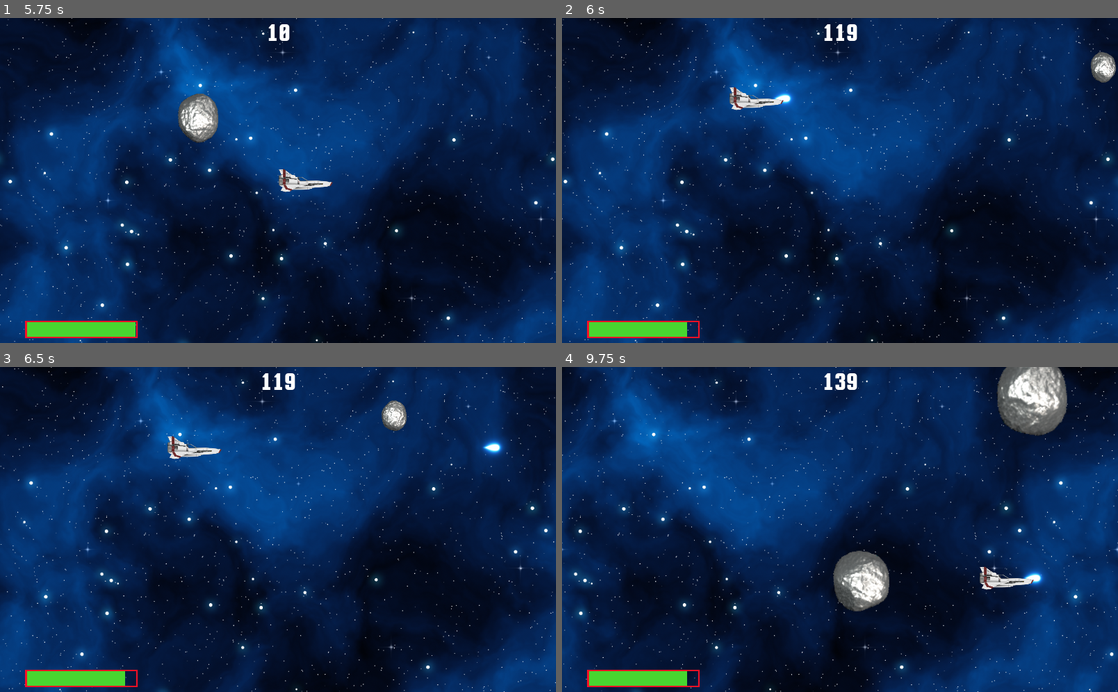
Above: before the commit, frames 1-4 (two rows, left to right).
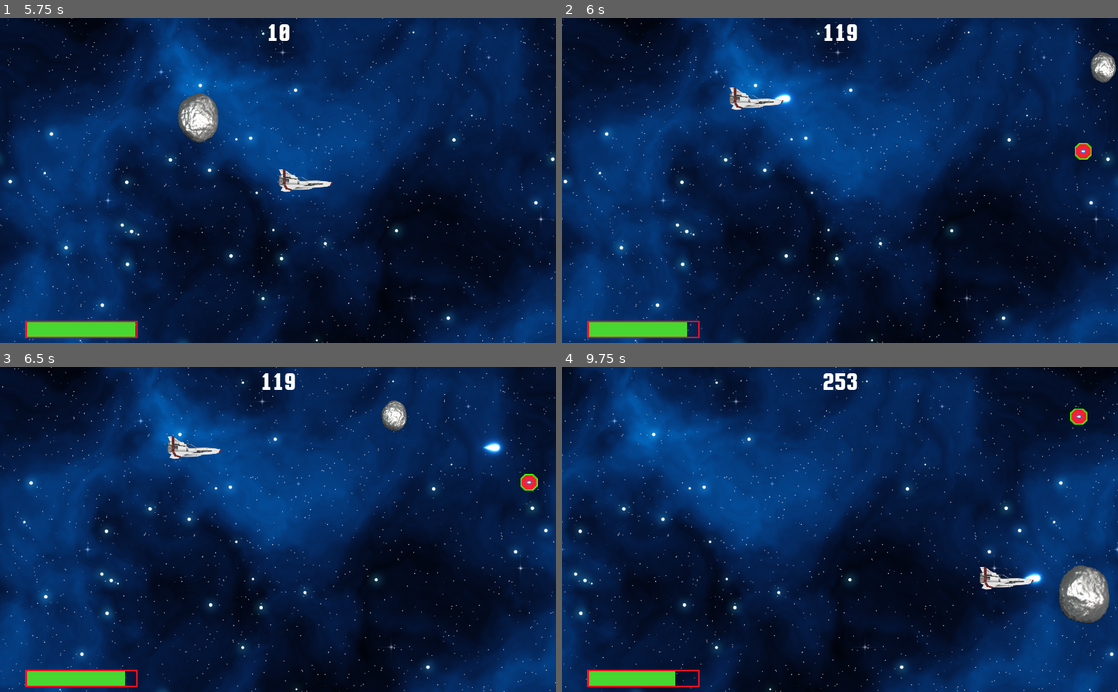
Above: after the commit, the same moments.

Repository: andreaszdw/test-godot
Game: Godot game, scene res://Main.tscn
Same seed, same stepped clock (60 frames per second), same inputs: the game is played once before the commit and once after it.
Inputs (mouse positions are in pixels of both pictures, inside the frame that each line leads up to):
- Up to frame 1 (5.75 s): move the mouse to (400, 164) at 0.52 s; click (400, 164) at 0.67 s; move the mouse to (166, 196) at 1.27 s; click (166, 196) at 1.42 s; move the mouse to (333, 109) at 2.02 s; click (333, 109) at 2.17 s; move the mouse to (250, 245) at 2.77 s; click (250, 245) at 2.92 s; move the mouse to (444, 229) at 3.52 s; click (444, 229) at 3.67 s; move the mouse to (111, 131) at 4.27 s; click (111, 131) at 4.42 s; move the mouse to (305, 180) at 5.02 s; click (305, 180) at 5.17 s
- Up to frame 2 (6 s): move the mouse to (756, 99) at 5.77 s; click (756, 99) at 5.92 s
- Up to frame 3 (6.5 s): no input
- Up to frame 4 (9.75 s): move the mouse to (962, 513) at 6.52 s; click (962, 513) at 6.67 s; move the mouse to (728, 545) at 7.27 s; click (728, 545) at 7.42 s; move the mouse to (895, 458) at 8.02 s; click (895, 458) at 8.17 s; move the mouse to (812, 594) at 8.77 s; click (812, 594) at 8.92 s; move the mouse to (1006, 578) at 9.52 s; click (1006, 578) at 9.67 s

Frame 1 is identical in both runs. In frame 2, 0.1% of the frame differs, in the area x 92-96%, y 38-44%; in frame 3, 0.1%; in frame 4, 5.4%, in the area x 20-99%, y 0-99%.

Commit message:
add power up

Diff:
--- a/sidefighter/Main.gd
+++ b/sidefighter/Main.gd
@@ -1,6 +1,7 @@
 extends Node
 
 export(PackedScene) var asteroid_scene
+export(PackedScene) var power_up_scene
 
 var rng = RandomNumberGenerator.new()
 var canShoot = true
@@ -20,19 +21,14 @@
 
 func _on_StartTimer_timeout():
 	$AsteroidTimer.start()
+	$PowerUpTimer.start()
 
 func _on_AsteroidTimer_timeout():
 	var ast = asteroid_scene.instance()
-
 	var spawn_loc = get_node("SpawnPath/SpawnPathLocation")
 	spawn_loc.offset = rng.randi()
 	ast.position = spawn_loc.position
 	ast.init(rng.randf_range(0.2, 2))
-#
-#	var velocity = Vector2(360, 0)
-#	ast.set_linear_velocity(velocity.rotated(3.14159))
-	#ast.direction = velocity.rotated(3.14159)
-
 	add_child(ast)
 
 func _on_Player_shoot(bullet, position, shoot):
@@ -53,3 +49,11 @@
 
 func _on_ShootTimer_timeout():
 	canShoot = true
+
+func _on_PowerUpTimer_timeout():
+	var spawn_loc = get_node("SpawnPowerUp/SpawnPowerUpLocation")
+	spawn_loc.offset = rng.randi()
+	var pu1 = power_up_scene.instance()
+	pu1.set_player($Player)
+	pu1.position = spawn_loc.position
+	add_child(pu1)
--- a/sidefighter/Main.tscn
+++ b/sidefighter/Main.tscn
@@ -1,19 +1,26 @@
-[gd_scene load_steps=7 format=2]
+[gd_scene load_steps=9 format=2]
 
 [ext_resource path="res://Player.tscn" type="PackedScene" id=1]
 [ext_resource path="res://Main.gd" type="Script" id=2]
 [ext_resource path="res://Asteroid.tscn" type="PackedScene" id=3]
 [ext_resource path="res://StarsBackground.tscn" type="PackedScene" id=4]
 [ext_resource path="res://hud.tscn" type="PackedScene" id=5]
+[ext_resource path="res://power_up1.tscn" type="PackedScene" id=6]
 
 [sub_resource type="Curve2D" id=3]
 _data = {
 "points": PoolVector2Array( 0, 0, 0, 0, 1024, 56, 0, 0, 0, 0, 1272, 56, 0, 0, 0, 0, 1272, 296, 0, 0, 0, 0, 1272, 520, 0, 0, 0, 0, 1096, 520, 0, 0, 0, 0, 1096, 56 )
 }
 
+[sub_resource type="Curve2D" id=4]
+_data = {
+"points": PoolVector2Array( 0, 0, 0, 0, 896, 88, 0, 0, 0, 0, 960, 88, 0, 0, 0, 0, 960, 472, 0, 0, 0, 0, 219, 473, 0, 0, 0, 0, 219, 104 )
+}
+
 [node name="Main" type="Node"]
 script = ExtResource( 2 )
 asteroid_scene = ExtResource( 3 )
+power_up_scene = ExtResource( 6 )
 
 [node name="Player" parent="." instance=ExtResource( 1 )]
 
@@ -22,6 +29,9 @@
 
 [node name="AsteroidTimer" type="Timer" parent="."]
 wait_time = 1.5
+
+[node name="PowerUpTimer" type="Timer" parent="."]
+wait_time = 5.0
 
 [node name="ShootTimer" type="Timer" parent="."]
 wait_time = 0.3
@@ -39,8 +49,15 @@
 
 [node name="HUD" parent="." instance=ExtResource( 5 )]
 
+[node name="SpawnPowerUp" type="Path2D" parent="."]
+curve = SubResource( 4 )
+
+[node name="SpawnPowerUpLocation" type="PathFollow2D" parent="SpawnPowerUp"]
+position = Vector2( 896, 88 )
+
 [connection signal="hit" from="Player" to="HUD" method="_on_Player_hit"]
 [connection signal="shoot" from="Player" to="." method="_on_Player_shoot"]
 [connection signal="timeout" from="StartTimer" to="." method="_on_StartTimer_timeout"]
 [connection signal="timeout" from="AsteroidTimer" to="." method="_on_AsteroidTimer_timeout"]
+[connection signal="timeout" from="PowerUpTimer" to="." method="_on_PowerUpTimer_timeout"]
 [connection signal="timeout" from="ShootTimer" to="." method="_on_ShootTimer_timeout"]
--- a/sidefighter/Player.gd
+++ b/sidefighter/Player.gd
@@ -6,26 +6,20 @@
 #var Bullet = preload("res://bullets/Bullet1.tscn")
 export(PackedScene) var bullet1_scene
 
-#var data_file = File.new()
-#if data_file.open("res://data.json", File.READ) != OK:
-#	return
-#var data_text = data_file.get_as_text()
-#data_file.close()
-#var data_parse = JSON.parse(data_text)
-#if data_parse.error != OK:
-#	return
-#var data = data_parse.result
-#$Label.text = data["1"].name
-
-
 var leftDown = false
 
 var screen_size
 
 var life = 1000
 
-var shoot = "level1"
-
+var shoot = 0
+var shoot_max = 3
+var shoot_array = [
+	"level1",
+	"level2",
+	"level3",
+	"level4"
+]
 var shoot_data = ""
 
 func _ready():
@@ -51,7 +45,7 @@
 func _process(delta):
 	if leftDown:
 		if life > 0:
-			emit_signal("shoot", bullet1_scene, position, shoot_data[shoot])
+			emit_signal("shoot", bullet1_scene, position, shoot_data[shoot_array[shoot]])
 
 func _input(event):
 	if event is InputEventMouseMotion:
@@ -80,7 +74,6 @@
 	if position.y > height - size.y * 0.5 * scale.y:
 		position.y = height - size.y * 0.5 * scale.y
 
-
 func _on_Player_body_entered(body):
 	life -= body.realLife
 	body.hitted(life, "ship")
@@ -88,6 +81,11 @@
 		death()
 	emit_signal("hit", int(life))
 
+func increment_shoot():
+	shoot += 1
+	if shoot > shoot_max:
+		shoot = shoot_max
+
 func death():
 	hide()
 	$CollisionPolygon2D.set_deferred("disabled", true)
--- /dev/null
+++ b/sidefighter/power_up1.gd
@@ -0,0 +1,45 @@
+extends Area2D
+
+var player
+var direction = Vector2.ZERO
+var speed = 100
+var rng = RandomNumberGenerator.new()
+
+func set_player(p):
+	player = p
+
+func _ready():
+	$LifeTimer.start()
+	$DirectionTimer.start()
+	rng.randomize()
+	direction = Vector2(rng.randf_range(-1, 1), rng.randf_range(-1, 1))
+
+func _physics_process(delta):
+	position += direction * speed * delta
+
+func _process(delta):
+	var vp = get_viewport().get_visible_rect().size
+
+	if position.x < 50:
+		direction.x *= -1
+
+	if position.x > vp.x - 50:
+		direction.x *= -1
+
+	if position.y < 50:
+		direction.y *= -1
+
+	if position.y > vp.y - 50:
+		direction.y *= -1
+
+
+func _on_LifeTimer_timeout():
+	queue_free()
+
+func _on_DirectionTimer_timeout():
+	direction = Vector2(rng.randf_range(-1, 1), rng.randf_range(-1, 1))
+
+func _on_power_up1_area_entered(area):
+	if area == player:
+		player.increment_shoot()
+		queue_free()
--- /dev/null
+++ b/sidefighter/power_up1.tscn
@@ -0,0 +1,33 @@
+[gd_scene load_steps=4 format=2]
+
+[ext_resource path="res://art/powerup01.png" type="Texture" id=1]
+[ext_resource path="res://power_up1.gd" type="Script" id=2]
+
+[sub_resource type="SpriteFrames" id=1]
+animations = [ {
+"frames": [ ExtResource( 1 ) ],
+"loop": true,
+"name": "default",
+"speed": 5.0
+} ]
+
+[node name="power_up1" type="Area2D"]
+scale = Vector2( 0.25, 0.25 )
+script = ExtResource( 2 )
+
+[node name="AnimatedSprite" type="AnimatedSprite" parent="."]
+frames = SubResource( 1 )
+
+[node name="CollisionPolygon2D" type="CollisionPolygon2D" parent="."]
+polygon = PoolVector2Array( -33, -60, 34, -60, 62, -32, 63, 30, 32, 61, -36, 61, -64, 33, -65, -31, -34, -59 )
+
+[node name="LifeTimer" type="Timer" parent="."]
+wait_time = 10.0
+one_shot = true
+
+[node name="DirectionTimer" type="Timer" parent="."]
+wait_time = 2.5
+
+[connection signal="area_entered" from="." to="." method="_on_power_up1_area_entered"]
+[connection signal="timeout" from="LifeTimer" to="." method="_on_LifeTimer_timeout"]
+[connection signal="timeout" from="DirectionTimer" to="." method="_on_DirectionTimer_timeout"]
Binary file added: sidefighter/art/powerup01.png
Not shown, added: sidefighter/art/powerup01.png.import
